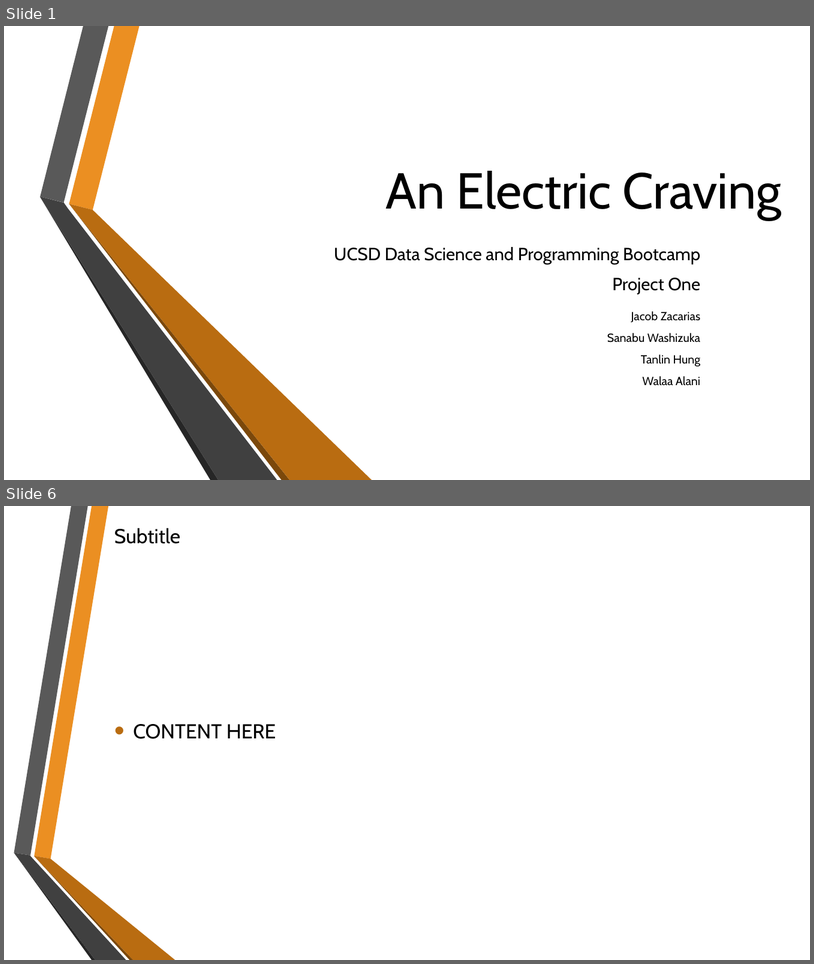
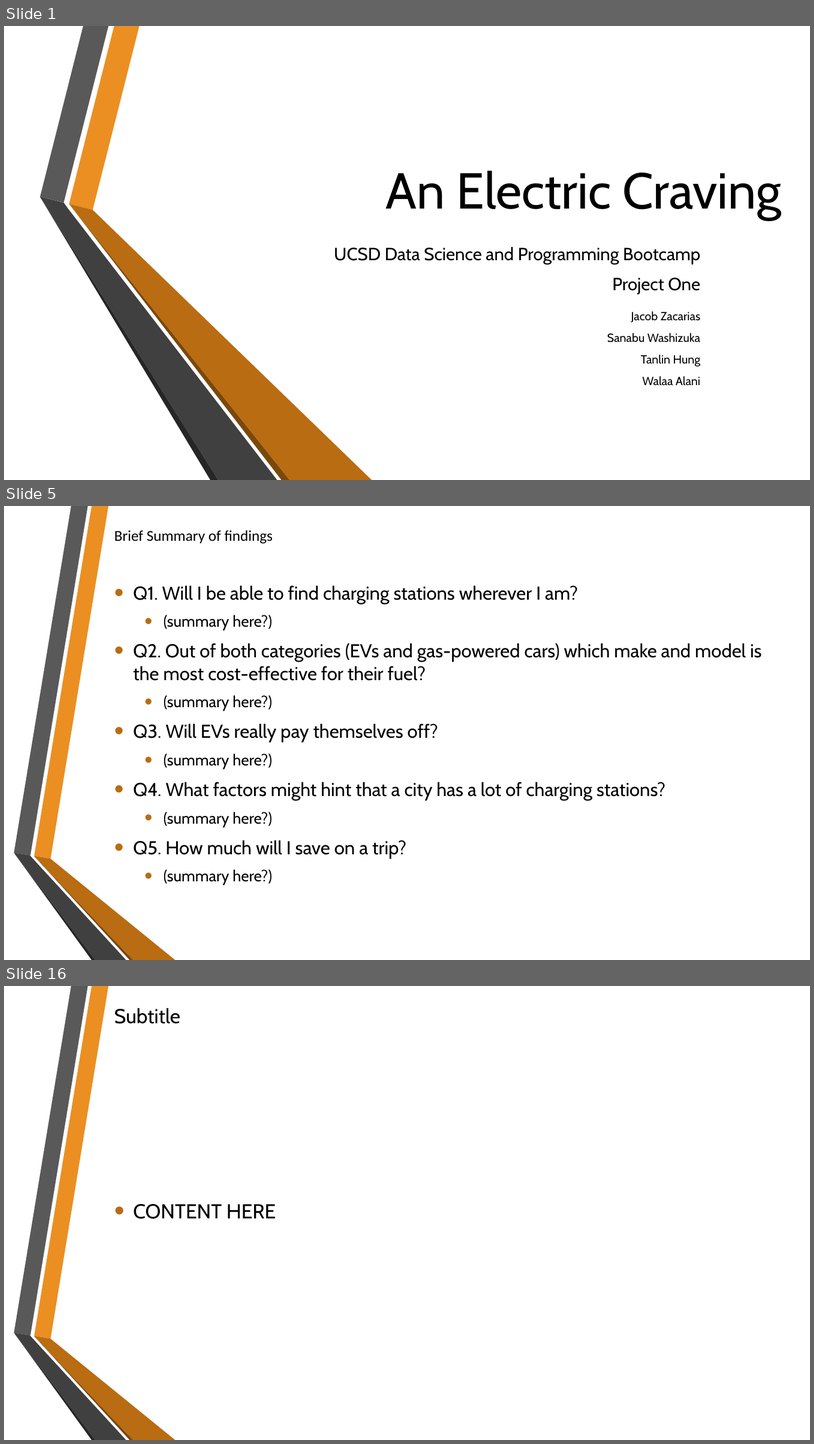
Before and after one commit to SanabuW/project-one, a slide deck: An Electric Craving.pptx. Shown one above the other, each under a label of ours: slides 1 and 6 before the commit, slides 1, 5 and 16 after it; the slides between them are not shown. The pictures are 814x964 and 814x1444 pixels, drawn with LibreOffice and Linux fonts; fonts in the diff are those of the drawing; background and template pictures are left out. Boxes give left, top, right and bottom in pixels: in the first picture for what was removed or moved away, otherwise in the second. Text is boxed around its words. In the diff, an @@ line names an element or a change of style, - is before the commit and + after.

```diff
--- a/An Electric Craving.pptx
+++ b/An Electric Craving.pptx
@@ slide 5 added at (x1=4, y1=506, x2=810, y2=960), background picture (left out); not listed: 6 template elements that a slide beside it also shows @@
@@ title added at (x1=114, y1=530, x2=273, y2=544), 18 pt, text #000000 @@
+Brief Summary of findings
@@ text added at (x1=133, y1=585, x2=762, y2=885), 22.2 pt, text #000000 @@
+• Q1. Will I be able to find charging stations wherever I am?
+  • (summary here?)
+• Q2. Out of both categories (EVs and gas-powered cars) which make and model is the most cost-effective for their fuel?
+  • (summary here?)
+• Q3. Will EVs really pay themselves off?
+  • (summary here?)
+• Q4. What factors might hint that a city has a lot of charging stations?
+  • (summary here?)
+• Q5. How much will I save on a trip?
+  • (summary here?)
@@ what was slide 6 is now slide 16 @@
```
Also in this commit, not shown: 2 slides changed, 11 other slides added, 2 slides removed, 19 other files.
